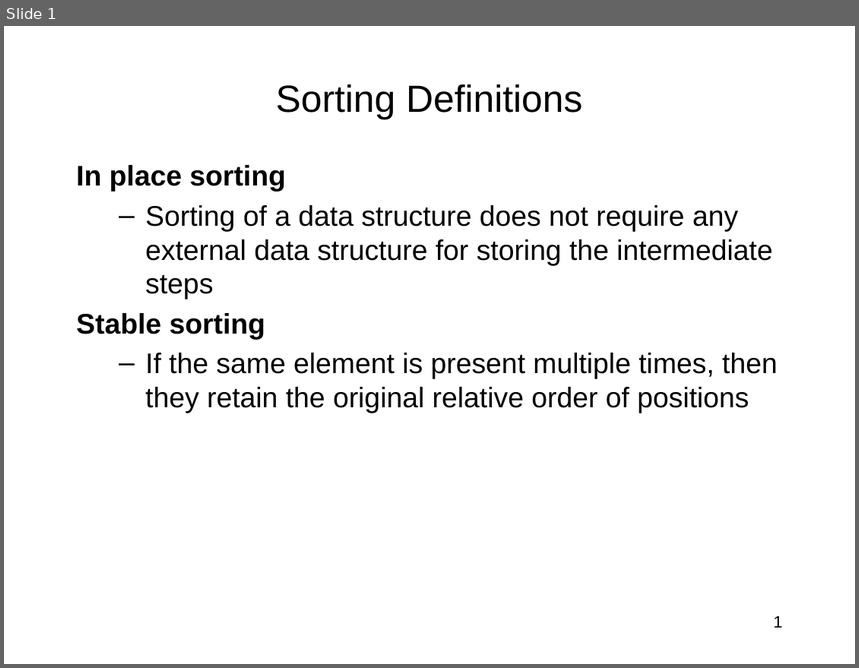
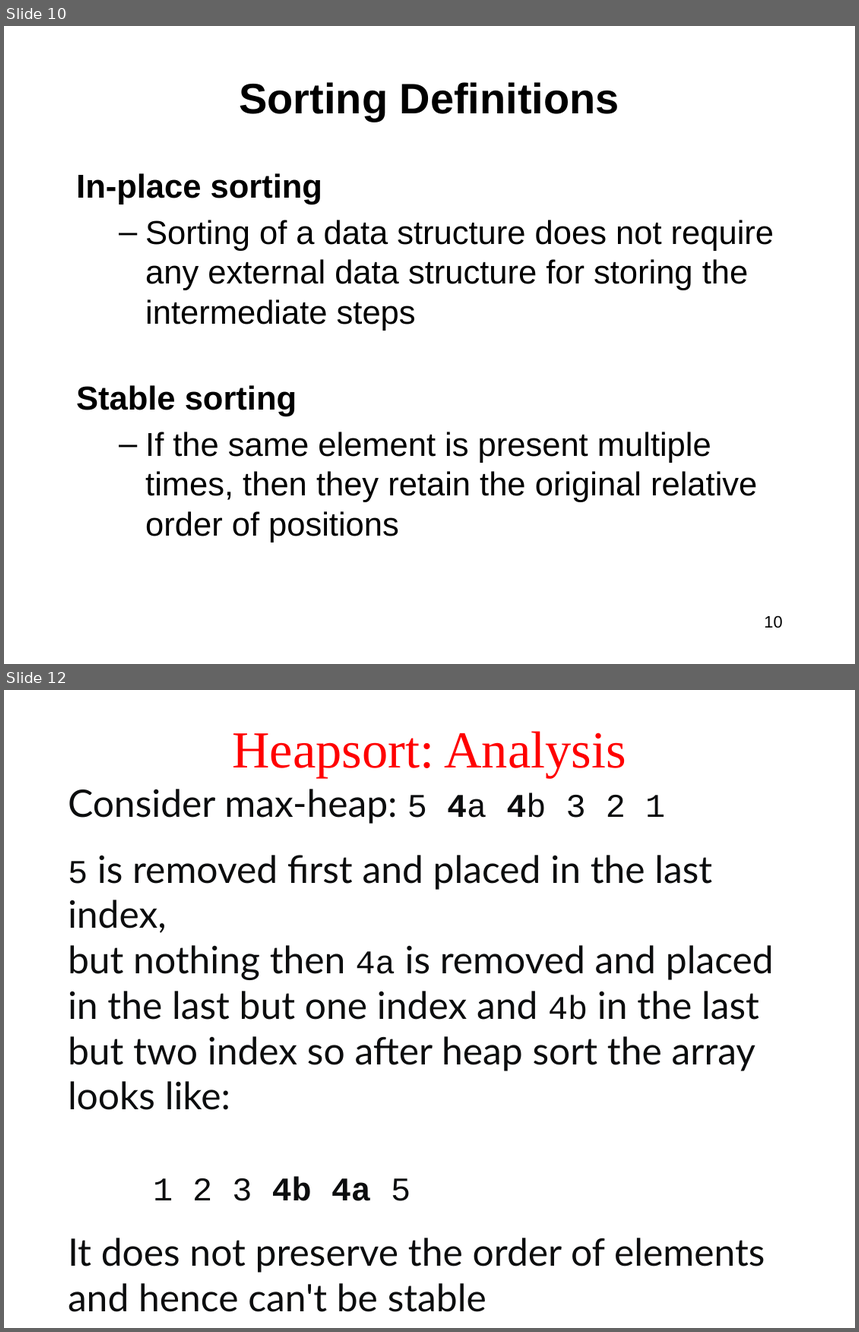
Before and after one commit to Cy-FairCS/cs3, a slide deck: u08c_heaps/notes/_b.heapSort.pptx. Shown one above the other, each under a label of ours: slide 1 before the commit, slides 10 and 12 after it; the slides between them are not shown. The pictures are 859x668 and 859x1332 pixels, drawn with LibreOffice and Linux fonts; fonts in the diff are those of the drawing. Boxes give left, top, right and bottom in pixels: in the first picture for what was removed or moved away, otherwise in the second. Text is boxed around its words. In the diff, an @@ line names an element or a change of style, - is before the commit and + after.

```diff
--- a/u08c_heaps/notes/_b.heapSort.pptx
+++ b/u08c_heaps/notes/_b.heapSort.pptx
@@ slide 12 added at bbox=[4, 690, 855, 1328], background #FFFFFF @@
@@ title added at bbox=[232, 731, 626, 778], 44 pt, text #FF0000 @@
+Heapsort: Analysis
@@ text added at bbox=[68, 789, 774, 1312], 32 pt, text #0C0D0E @@
+Consider max-heap: 5 4a 4b 3 2 1
+5 is removed first and placed in the last index,
+but nothing then 4a is removed and placed in the last but one index and 4b in the last but two index so after heap sort the array looks like:
+1 2 3 4b 4a 5
+It does not preserve the order of elements and hence can't be stable
@@ what was slide 1 is now slide 10 @@
@@ slide 10 changed as well @@
@@ title "Sorting Definitions" at bbox=[240, 82, 620, 121]: size 32 to 36 pt, bold on @@
@@ text "In-place sorting": place and size @@
-text "In-place sorting" at bbox=[76, 165, 778, 413]
+text "In-place sorting" at bbox=[76, 173, 774, 543]
@@ text at bbox=[76, 173, 322, 205]: text changed; size 24 to 28 pt @@
-In place sorting
+In-place sorting
@@ text at bbox=[76, 220, 774, 543]: size 24 to 28 pt @@
@@ page number at bbox=[764, 616, 782, 629]: text changed @@
-1
+10
```
Also in this commit, not shown: 1 other slide changed, 10 other slides added, 25 slides removed, 2 other files.
